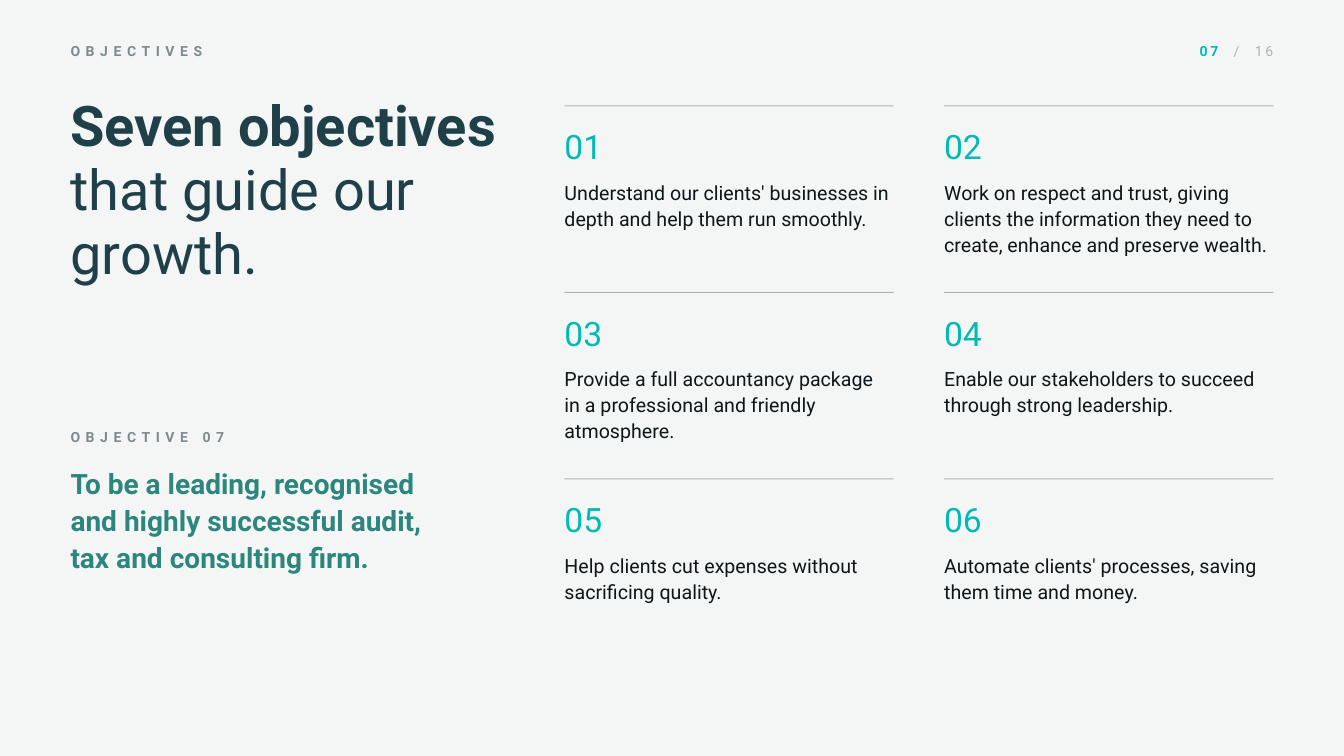
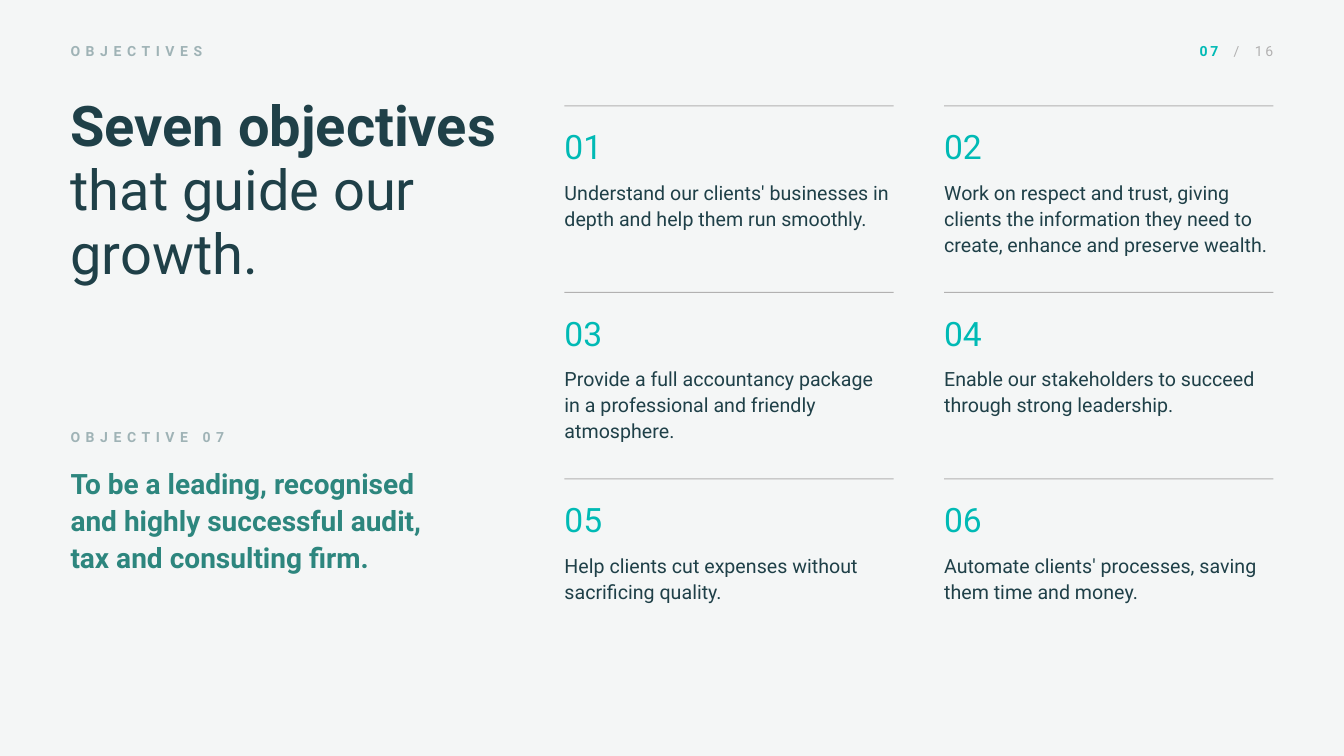
Before and after one commit to khaledsaifelnasr-afk/khsaif-content-studio, a slide deck: slide 7 of Profiles/al-suwaidi-2026/Al-Suwaidi-Company-Profile-2026-Noir.pptx. Drawn at 1344x756 pixels with LibreOffice and Linux fonts; fonts in the diff are those of the drawing. Boxes give left, top, right and bottom in pixels: in the first picture for what was removed or moved away, otherwise in the second. Text is boxed around its words. In the diff, an @@ line names an element or a change of style, - is before the commit and + after.

```diff
--- a/Profiles/al-suwaidi-2026/Al-Suwaidi-Company-Profile-2026-Noir.pptx
+++ b/Profiles/al-suwaidi-2026/Al-Suwaidi-Company-Profile-2026-Noir.pptx
@@ text "OBJECTIVES" at [71,46,203,56]: text colour #7E8A8C to #9FB3B6 @@
@@ text "OBJECTIVE 07" at [71,432,225,442]: text colour #7E8A8C to #9FB3B6 @@
@@ text colour #0F1618 to #1F4048 in 6 elements at [564,185,889,230], [944,185,1267,256], [564,371,873,442], [944,371,1254,416], [564,558,857,603], [944,558,1256,603] @@
```
Also in this commit, not shown: 14 other slides changed, 1 other file.
